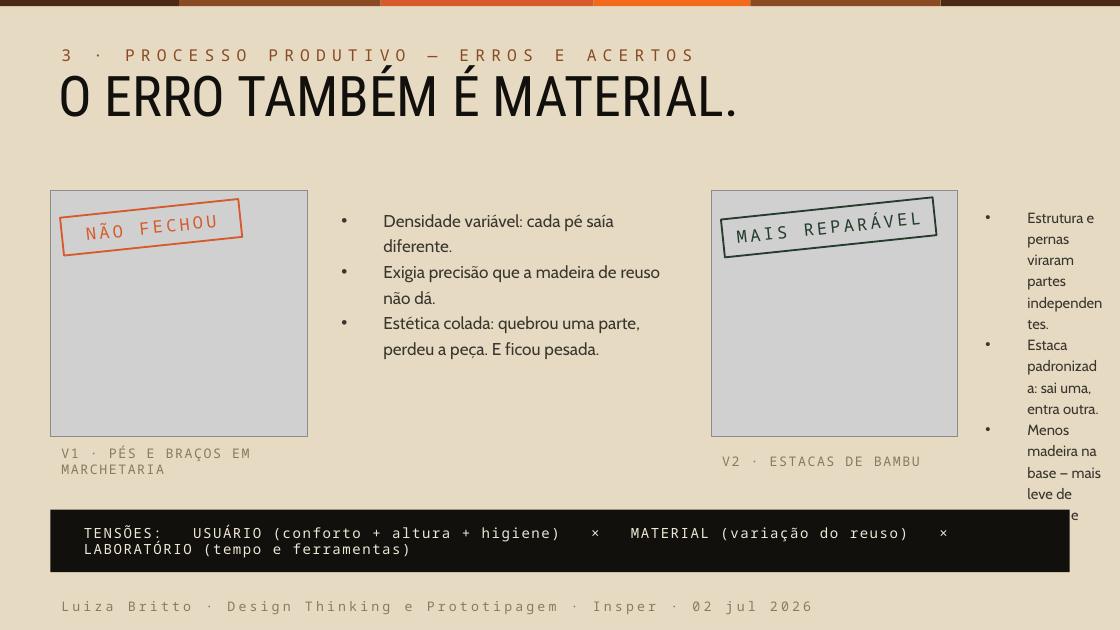
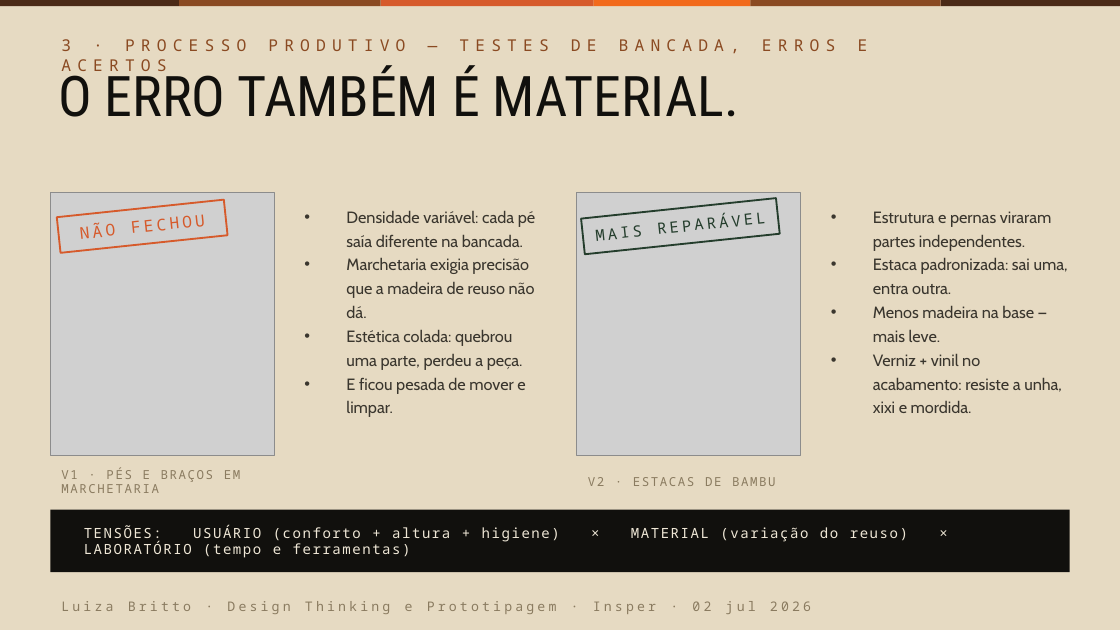
Before and after one commit to lubritto-hub/clipping, a slide deck: slide 10 of entrega/CadeiraBeni_pitch.pptx. Drawn at 1120x630 pixels with LibreOffice and Linux fonts; fonts in the diff are those of the drawing; grey boxes stand for pictures. Boxes give left, top, right and bottom in pixels: in the first picture for what was removed or moved away, otherwise in the second. Text is boxed around its words. In the diff, an @@ line names an element or a change of style, - is before the commit and + after.

```diff
--- a/entrega/CadeiraBeni_pitch.pptx
+++ b/entrega/CadeiraBeni_pitch.pptx
@@ text at [61, 39, 868, 53]: text changed @@
-3 · PROCESSO PRODUTIVO — ERROS E ACERTOS
+3 · PROCESSO PRODUTIVO — TESTES DE BANCADA, ERROS E ACERTOS
@@ picture: place and size @@
-picture at [50, 190, 308, 437]
+picture at [50, 193, 274, 456]
@@ rectangle "NÃO FECHOU": place and size @@
-rectangle "NÃO FECHOU" at [60, 199, 242, 256]
+rectangle "NÃO FECHOU" at [57, 200, 228, 253]
@@ rectangle "NÃO FECHOU" at [57, 200, 228, 253]: size 11 to 10.5 pt @@
@@ picture: place and size @@
-picture at [711, 190, 958, 437]
+picture at [577, 193, 801, 456]
@@ rectangle "MAIS REPARÁVEL": place and size @@
-rectangle "MAIS REPARÁVEL" at [721, 197, 937, 257]
+rectangle "MAIS REPARÁVEL" at [581, 198, 780, 254]
@@ rectangle "MAIS REPARÁVEL" at [581, 198, 780, 254]: size 11 to 10 pt @@
@@ text "Estrutura e pernas viraram partes ...": place and size @@
-text "Estrutura e pernas viraram partes ..." at [1027, 212, 1101, 546]
+text "Estrutura e pernas viraram partes ..." at [873, 211, 1068, 413]
@@ text at [346, 211, 535, 417]: text changed; size 11 to 10.5 pt @@
-• Densidade variável: cada pé saía diferente.
-• Exigia precisão que a madeira de reuso não dá.
-• Estética colada: quebrou uma parte, perdeu a peça. E ficou pesada.
+• Densidade variável: cada pé saía diferente na bancada.
+• Marchetaria exigia precisão que a madeira de reuso não dá.
+• Estética colada: quebrou uma parte, perdeu a peça.
+• E ficou pesada de mover e limpar.
@@ text at [873, 211, 1068, 294]: size 9.5 to 10.5 pt in "Estrutura e pernas viraram partes independentes.", "Estaca padronizada: sai uma, entra outra."; line spacing 1.2 to 1.22 @@
@@ text at [873, 306, 1062, 413]: text changed; size 9.5 to 10.5 pt @@
-• Menos madeira na base — mais leve de mover e limpar.
+• Menos madeira na base — mais leve.
+• Verniz + vinil no acabamento: resiste a unha, xixi e mordida.
@@ text "V1 · PÉS E BRAÇOS ...": place and size @@
-text "V1 · PÉS E BRAÇOS ..." at [61, 446, 249, 474]
+text "V1 · PÉS E BRAÇOS ..." at [61, 467, 240, 493]
@@ text "V1 · PÉS E BRAÇOS ..." at [61, 467, 240, 493]: size 8.5 to 8 pt @@
@@ text "V2 · ESTACAS DE BAMBU" at [588, 477, 776, 486]: size 8.5 to 8 pt @@
@@ text "V2 · ESTACAS DE BAMBU": place and size @@
-text "V2 · ESTACAS DE BAMBU" at [722, 456, 920, 466]
+text "V2 · ESTACAS DE BAMBU" at [588, 477, 776, 486]
```
Also in this commit, not shown: 3 other files.
